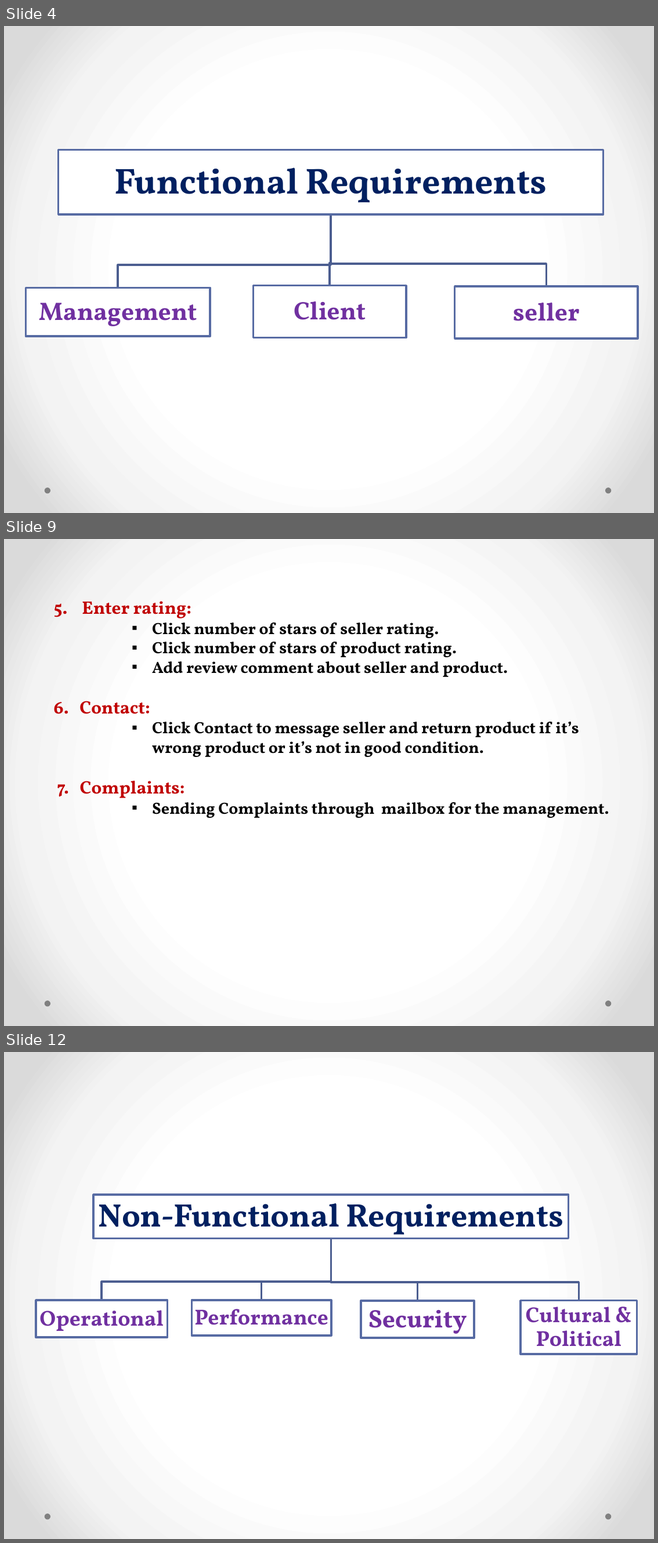
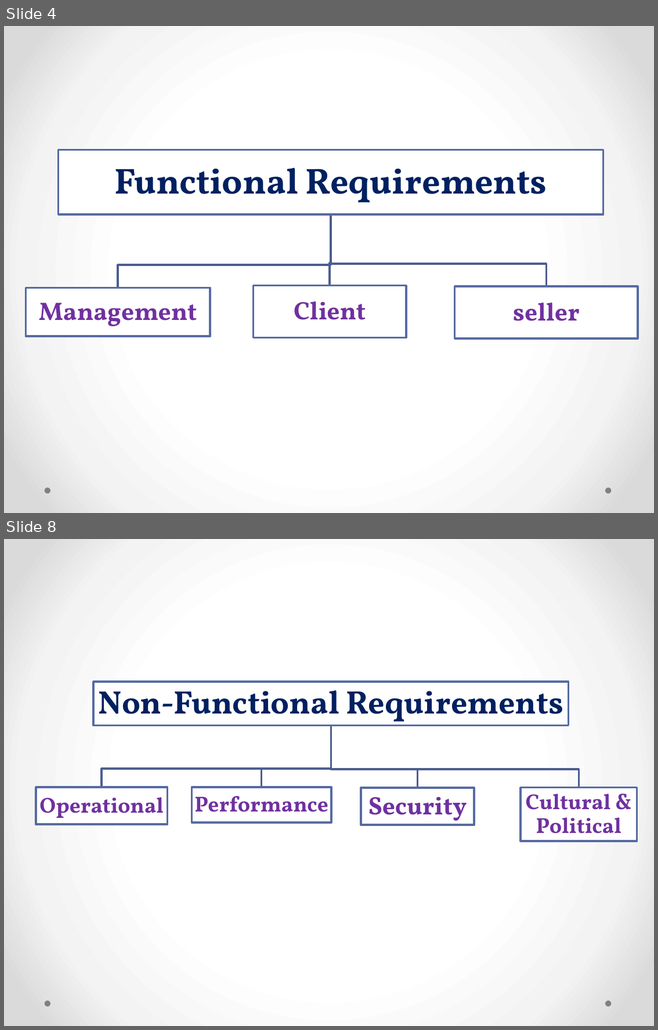
Before and after one commit to ahmedsharabasy/Furniture-online-store, a slide deck: System analysis/requirements specification document.pptx. Shown one above the other, each under a label of ours: slides 4, 9 and 12 before the commit, slides 4 and 8 after it; the slides between them are not shown. The pictures are 658x1543 and 658x1030 pixels, drawn with LibreOffice and Linux fonts; fonts in the diff are those of the drawing. Boxes give left, top, right and bottom in pixels: in the first picture for what was removed or moved away, otherwise in the second. Text is boxed around its words. In the diff, an @@ line names an element or a change of style, - is before the commit and + after.

```diff
--- a/System analysis/requirements specification document.pptx
+++ b/System analysis/requirements specification document.pptx
@@ slide 9 removed at box(4, 539, 654, 1026), background gradient #FFFFFF to #F4F4F4 to #DADADA; not listed: 2 template elements that a slide beside it also shows @@
@@ text removed at box(54, 601, 608, 818) @@
-5. Enter rating:
-  ▪ Click number of stars of seller rating.
-  ▪ Click number of stars of product rating.
-  ▪ Add review comment about seller and product.
-6. Contact:
-  ▪ Click Contact to message seller and return product if it’s wrong product or it’s not in good condition.
-7. Complaints:
-  ▪ Sending Complaints through mailbox for the management.
@@ what was slide 12 is now slide 8 @@
```
Also in this commit, not shown: 3 slides changed, 3 other slides removed, 46 other files.
